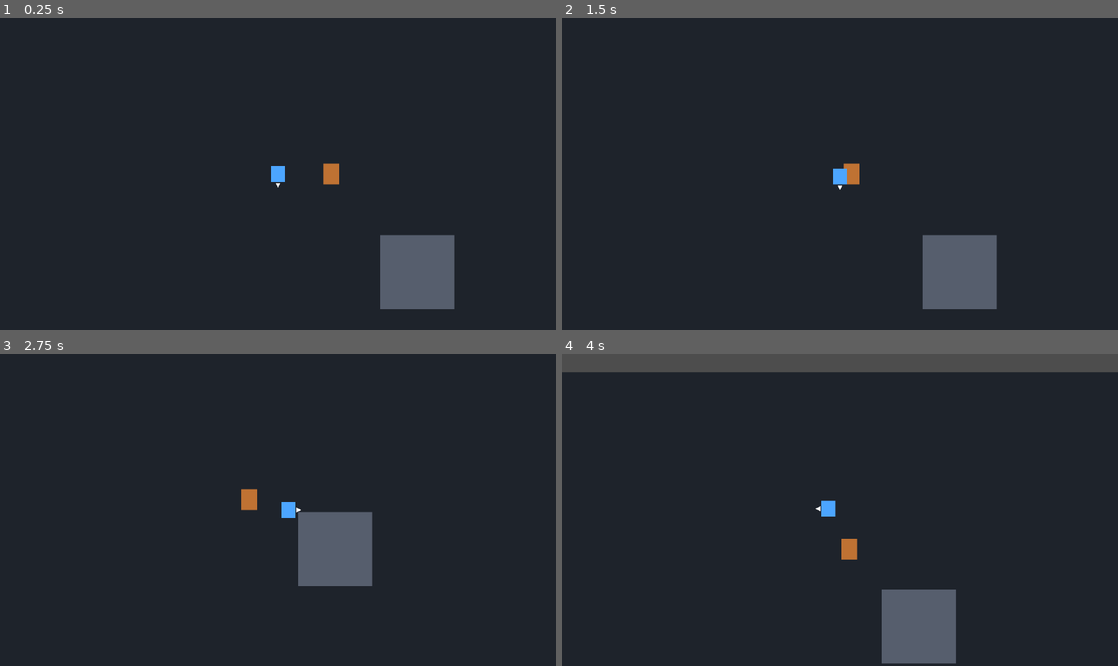
Above: before the commit, frames 1-4 (two rows, left to right).
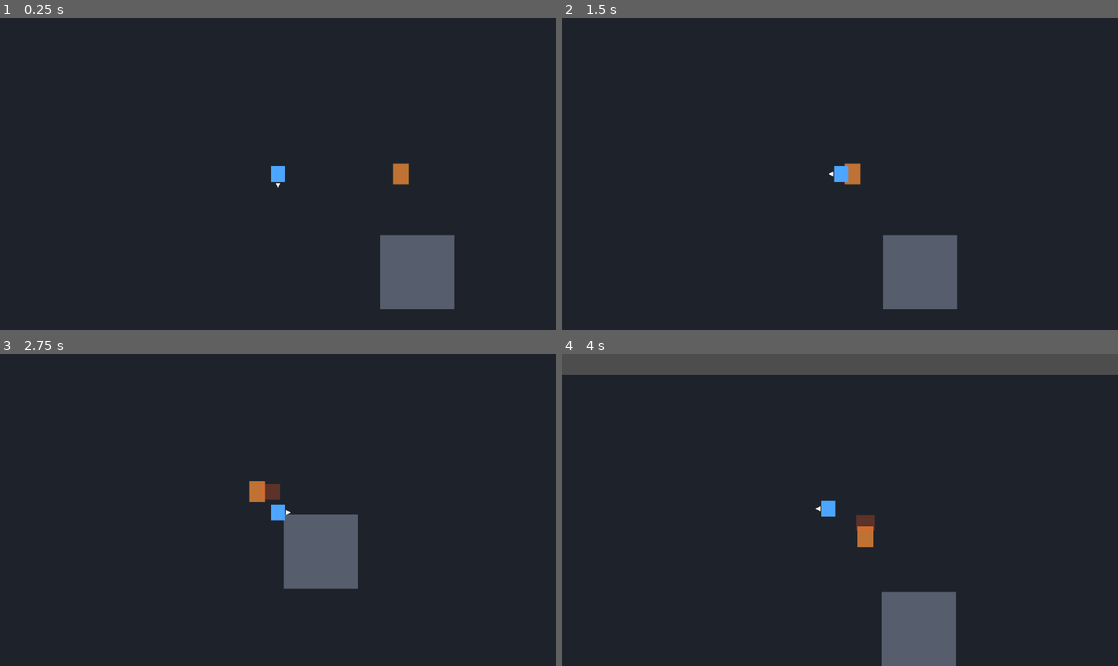
Above: after the commit, the same moments.

Repository: kikajima/dragonballsoullegacy
Game: Godot game, scene res://scenes/bootstrap/bootstrap.tscn
Two runs of this game, one before a commit and one after it. Both use one fixed random seed, a clock stepped at 60 frames per second and the inputs below.
Inputs:
- Up to frame 1 (0.25 s): no input
- Up to frame 2 (1.5 s): hold D (move_right) 0.53-1.28 s; tap J (attack) at 0.6 s; hold S (move_down) from 1.28 s (still down); tap Shift (block) at 1.35 s
- Up to frame 3 (2.75 s): release S (move_down) at 2.03 s; hold D (move_right) from 2.03 s (still down); hold L (charge_ki) from 2.03 s (still down)
- Up to frame 4 (4 s): release D (move_right) at 2.78 s; release L (charge_ki) at 2.78 s; hold W (move_up) 2.78-3.53 s; tap Space (dash) at 2.85 s; hold A (move_left) from 3.53 s (still down); tap E (interact) at 3.6 s

The runs differ from the first frame. In frame 1, 0.4% of the frame differs, in the area x 58-74%, y 46-54%; in frame 2, 3.5%, in the area x 48-79%, y 46-94%; in frame 3, 2.0%; in frame 4, 1.6%.

Commit message:
test: give enemy room to approach player

Diff:
--- a/scenes/debug/debug_room.tscn
+++ b/scenes/debug/debug_room.tscn
@@ -79,4 +79,4 @@
 shape = SubResource("ObstacleShapeWide")
 
 [node name="DebugGokuEnemy" parent="." instance=ExtResource("1_enemy")]
-position = Vector2(300, 135)
+position = Vector2(360, 135)
